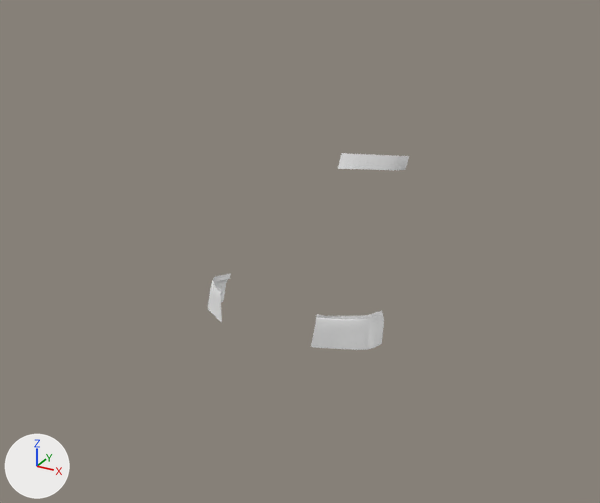
What one commit did to the Blender file Blender/Scenes/Clothing Part/Jacket_02.blend.
The view is the same before and after, from a camera (50 mm lens) standing at (0.62, -1.145, 1.707) and looking at (0.01, -0.035, 1.152). Arrows for +X, +Y and +Z are at lower left; the lights stay in place. The same objects are shown in both versions, whatever each file hides.

The first picture shows '10', '11', '19'.
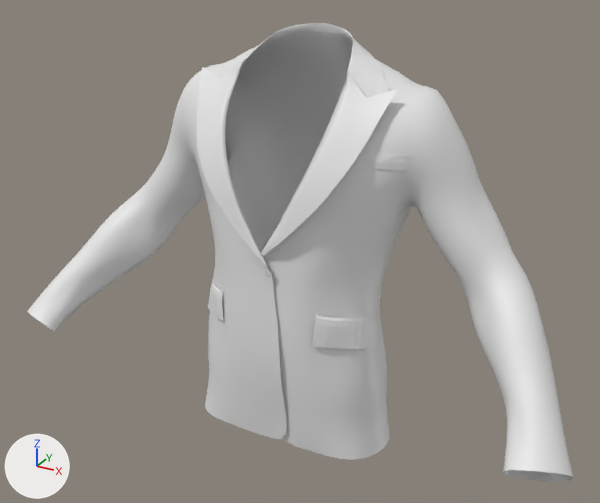
Changed parts and their boxes [x1, y1, x2, y2] in the pictures (600 x 503 px):
```json
{"object": "The Jacket", "change": "added", "after": [28, 23, 573, 482]}
{"object": "19", "change": "turned", "before": [208, 279, 228, 322], "after": [208, 282, 223, 321]}
```

The change, as JSON lines over the scene's bpy script:
```json
{"op": "add", "block": "me_retopoflow_007", "code": ["me_retopoflow_007 = bpy.data.meshes.new('RetopoFlow.007')", "me_retopoflow_007.from_pydata(...)  # 3522 vertices, 3408 faces; spans x -503.0..503.0, y 799.0..1509.0, z -125.0..204.0"]}
{"op": "set", "path": "ob_19.rotation_euler", "old": "(1.571, 0.0, 0.0)", "new": "(1.573, 0.000867, -0.0156)", "note": "degrees (90, 0, 0) -> degrees (90, 0, -0.9)"}
{"op": "add", "block": "ob_the_jacket", "code": ["ob_the_jacket = bpy.data.objects.new('The Jacket', me_retopoflow_007)", "ob_the_jacket.location = (0.0, 0.0, 0.0)", "ob_the_jacket.rotation_euler = (1.571, 0.0, 0.0)  # degrees (90, 0, 0)", "ob_the_jacket.scale = (0.001, 0.001, 0.001)"]}
```
